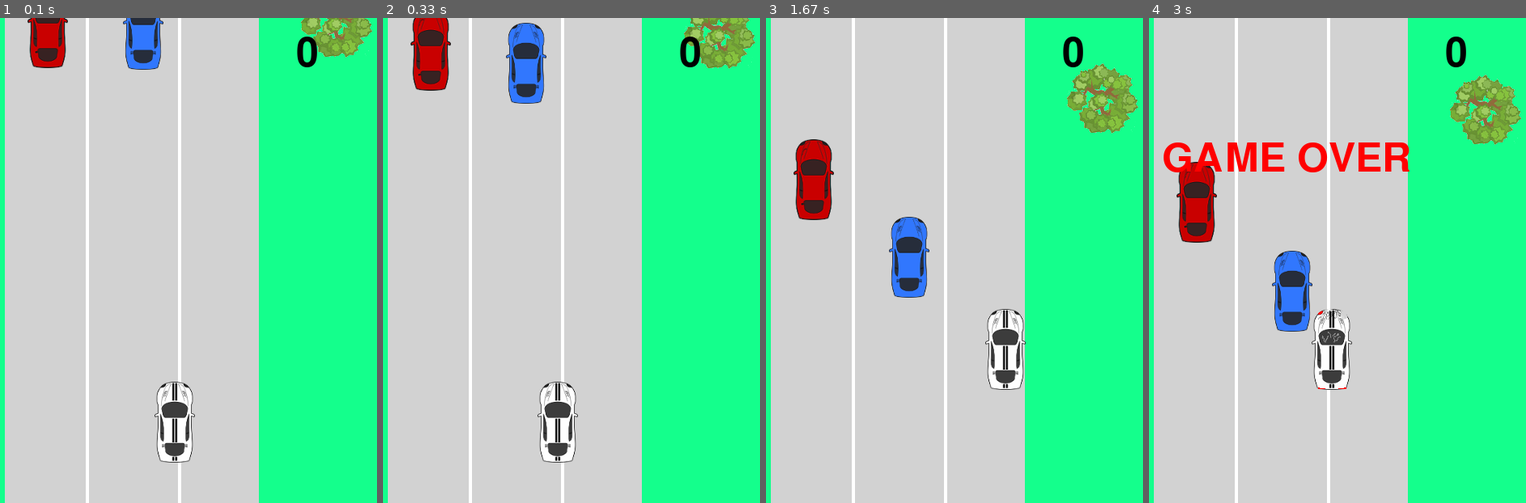
Above: before the commit, frames 1-4 (left to right).
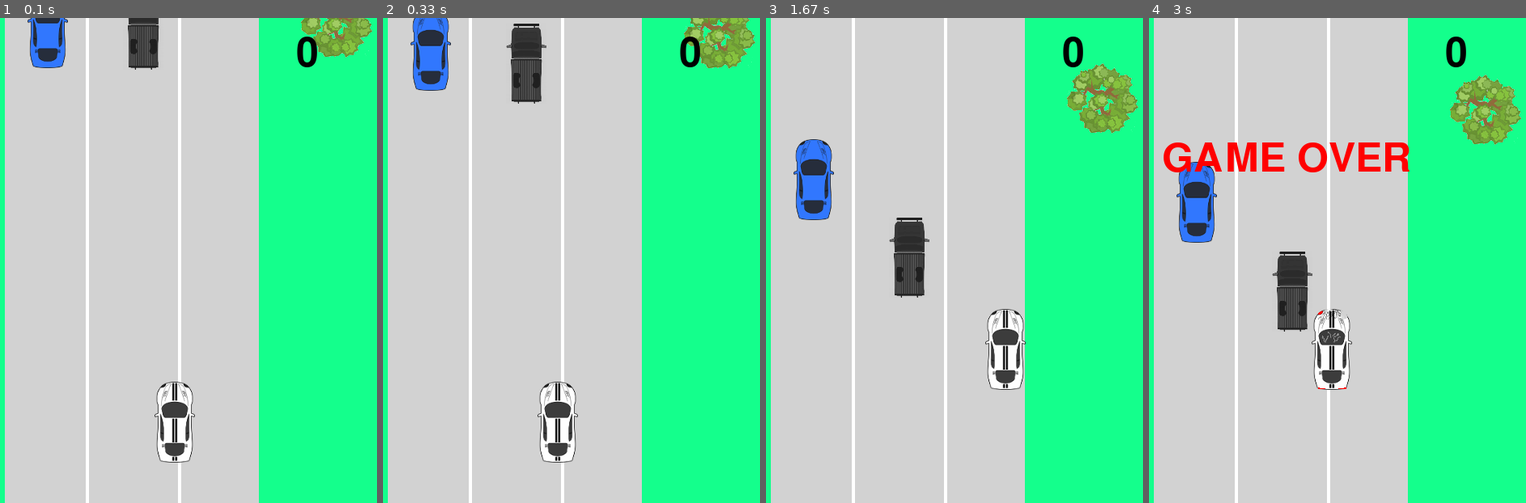
Above: after the commit, the same moments.

Repository: lucasbiel7/pygame
Game: pygame game, started from car_aluno.py
The game is run twice, just before and just after one commit, with the same random seed, the same clock (stepped at 60 frames per second) and the same inputs.
Inputs:
- Up to frame 1 (0.1 s): no input
- Up to frame 2 (0.33 s): no input
- Up to frame 3 (1.67 s): hold Right 0.33-0.8 s; hold Up 0.83-1.13 s; hold Right 1.17-1.63 s
- Up to frame 4 (3 s): hold Left 1.67-2.2 s

The runs differ from the first frame. In frame 1, 1.7% of the frame differs, in the area x 7-44%, y 0-11%; in frame 2, 2.6%; in frame 3, 2.6%, in the area x 7-44%, y 25-58%; in frame 4, 2.6%.

Commit message:
Adicionando oponentes dinamicos

Diff:
--- a/car_aluno.py
+++ b/car_aluno.py
@@ -40,14 +40,17 @@
 loser = False
 # [DONE] carregar as imagens dos carrinhos
 car = pygame.image.load("white_car.png")
-car_opponet_red = pygame.image.load("red_car.png")
-car_opponet_blue = pygame.image.load("blue_car.png")
+car = pygame.transform.scale(car, (50, 100))
+
+cars = ["red_car.png", "blue_car.png", "caminhonete.png", "ferrari.png"]
+car_opponent_red = pygame.image.load("red_car.png")
+car_opponent_blue = pygame.image.load("blue_car.png")
 
 # define posicoes iniciais para os oponentes (não alterar)
 # Repare que a coordenada ``y'' é negativa. Isso permite
 # iniciar aos carrinhos em uma posição fora da tela.
-oponente_rect_red = car_opponet_red.get_rect()
-oponente_blue_rect = car_opponet_blue.get_rect()
+oponente_rect_red = car_opponent_red.get_rect()
+oponente_blue_rect = car_opponent_blue.get_rect()
 # Lista para verificar colisão
 LISTA_OPONENTES = [oponente_rect_red, oponente_blue_rect]
 # carrega as imagens das árvores, escolhendo-as aleatoriamente. Repare que apenas
@@ -75,7 +78,7 @@
 pygame.mixer.music.load('top-Gear-Soundtrack.mp3')
 
 # Comentei a música para conseguir ouvir música enquanto desenvolve
-pygame.mixer.music.play()
+# pygame.mixer.music.play()
 
 # Funções para o jogo
 #
@@ -87,10 +90,13 @@
     rect.center = (random.randint(x_start, x_end), random.randint(-5, 0))
     if plus_score:
         score += 1
-
-
-restart_opponent(oponente_rect_red, RANGE_STREET[0], RANGE_STREET[1], False)
-restart_opponent(oponente_blue_rect, RANGE_STREET[0], RANGE_STREET[1], False)
+    return pygame.image.load(cars[random.randint(0, len(cars) - 1)])
+
+
+car_opponent_red = restart_opponent(oponente_rect_red, RANGE_STREET[0], RANGE_STREET[1], False)
+car_opponent_red = pygame.transform.scale(car_opponent_red, (50, 100))
+car_opponent_blue = restart_opponent(oponente_blue_rect, RANGE_STREET[0], RANGE_STREET[1], False)
+car_opponent_blue = pygame.transform.scale(car_opponent_blue, (50, 100))
 
 
 def calcularDeslocamento(start_x_1, end_x_1, start_x_2, end_x_2):
@@ -171,11 +177,13 @@
 
 
 def reinicia_oponente():
-    global oponente_rect_red, oponente_blue_rect, score
+    global oponente_rect_red, oponente_blue_rect, score, car_opponent_blue, car_opponent_red
     if out_height_screen(oponente_rect_red):
-        restart_opponent(oponente_rect_red, RANGE_STREET[0], RANGE_STREET[1])
+        car_opponent_red = restart_opponent(oponente_rect_red, RANGE_STREET[0], RANGE_STREET[1])
+        car_opponent_red = pygame.transform.scale(car_opponent_red, (50, 100))
     if out_height_screen(oponente_blue_rect):
-        restart_opponent(oponente_blue_rect, RANGE_STREET[0], RANGE_STREET[1])
+        car_opponent_blue = restart_opponent(oponente_blue_rect, RANGE_STREET[0], RANGE_STREET[1])
+        car_opponent_blue = pygame.transform.scale(car_opponent_blue, (50, 100))
 
 
 #
@@ -259,8 +267,8 @@
     if not loser:
         oponente_rect_red.move_ip(SPEED1[0], SPEED1[1] * (SPEED_LEVEL * LEVEL + 1))
         oponente_blue_rect.move_ip(SPEED2[0], SPEED2[1] * (SPEED_LEVEL * LEVEL + 1))
-    SCREEN.blit(car_opponet_red, oponente_rect_red)
-    SCREEN.blit(car_opponet_blue, oponente_blue_rect)
+    SCREEN.blit(car_opponent_red, oponente_rect_red)
+    SCREEN.blit(car_opponent_blue, oponente_blue_rect)
 
 
 def build_score():
Binary file added: caminhonete.png
Binary file added: carro-laranja.png
Binary file added: ferrari.png
